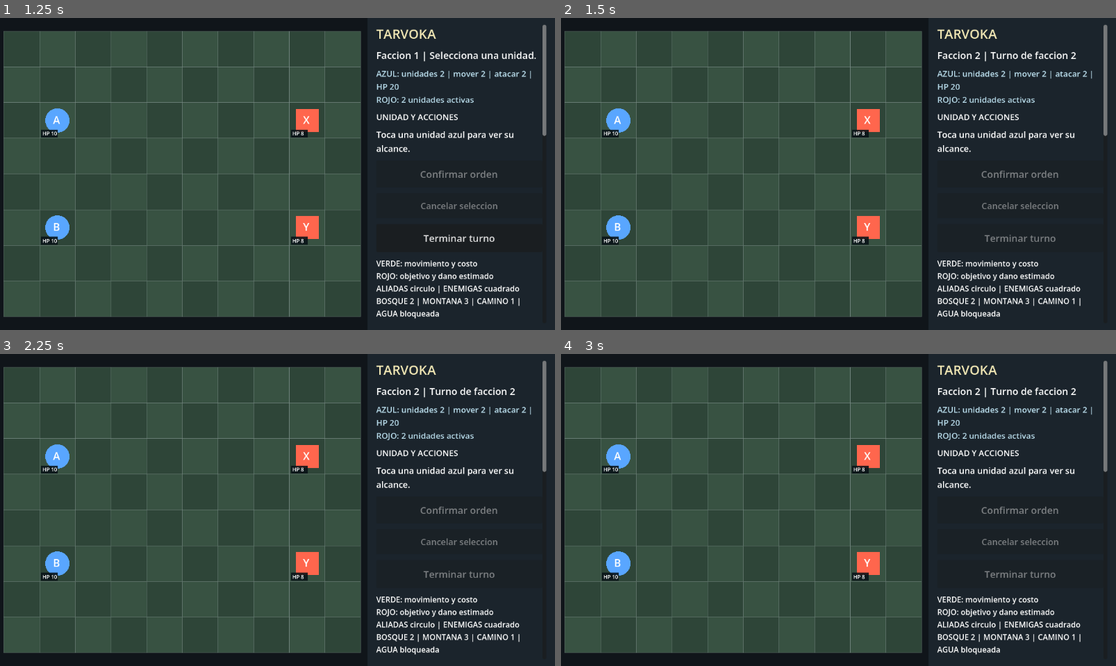
Above: before the commit, frames 1-4 (two rows, left to right).
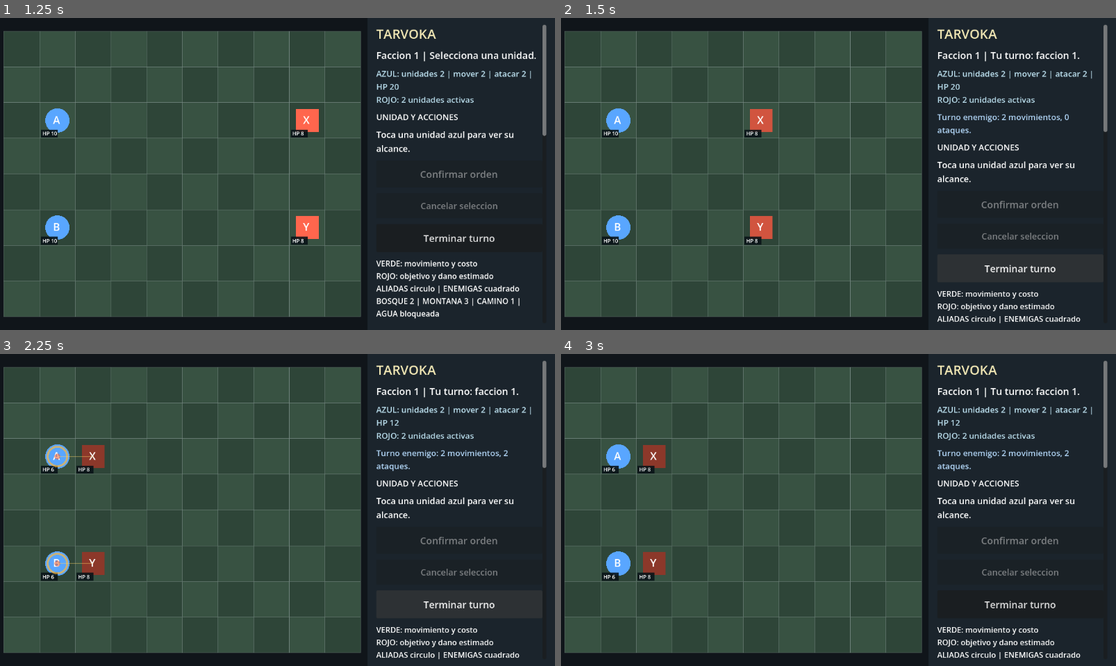
Above: after the commit, the same moments.

Repository: edwinrodri12/Tarvoka
Game: Godot game, scene res://scenes/Main.tscn
The game is run twice, just before and just after one commit, with the same random seed, the same clock (stepped at 60 frames per second) and the same inputs.
Inputs (mouse positions are in pixels of both pictures, inside the frame that each line leads up to):
- Up to frame 1 (1.25 s): tap Enter at 0.5 s; drag from (183, 174) to (333, 105) at 0.52 s
- Up to frame 2 (1.5 s): click "Terminar turno" at 1.25 s
- Up to frame 3 (2.25 s): click (460, 603) at 2 s, where only the run after the commit has a clickable "Terminar turno"
- Up to frame 4 (3 s): drag from (727, 525) to (810, 572) at 2.77 s

Frame 1 is identical in both runs. In frame 2, 5.2% of the frame differs, in the area x 33-99%, y 10-98%; in frame 3, 5.4%, in the area x 8-99%, y 10-98%; in frame 4, 5.3%.
Error before the commit: Parse Error: Identifier "faction" not declared in the current scope. (res://scripts/core/BasicAI.gd:585)

Commit message:
fix(ai): define own faction in defensive retreat for side-normalized movement ties

Diff:
--- a/scripts/core/BasicAI.gd
+++ b/scripts/core/BasicAI.gd
@@ -531,8 +531,9 @@
 # all visible adjacent attack threats. This never reads hidden enemy data.
 static func _defensive_retreat(state: Dictionary, knowledge: Dictionary, friends: Array, enemies: Array, occupied: Array[Vector2i]) -> Dictionary:
     var idle := {"valid": false}
+    var faction: int = int(state.get("faction", -1))
     var fog: bool = Visibility.enabled(state)
-    var visible: Dictionary = Visibility.visible_cells(state, int(state.get("faction", -1))) if fog else {}
+    var visible: Dictionary = Visibility.visible_cells(state, faction) if fog else {}
     var best_id := ""
     var best_cell := Vector2i(-1, -1)
     var best_score := -999999
